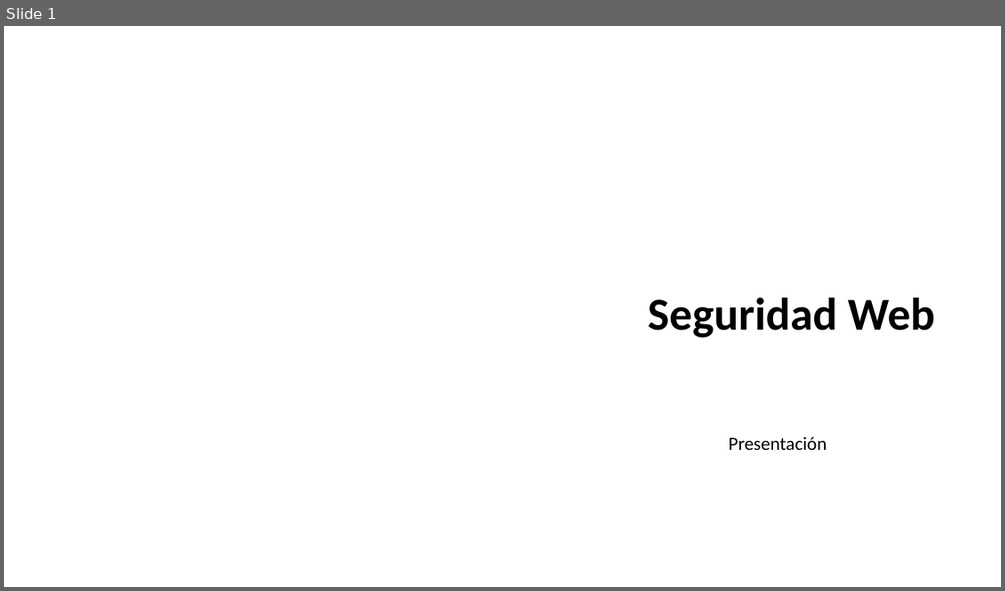
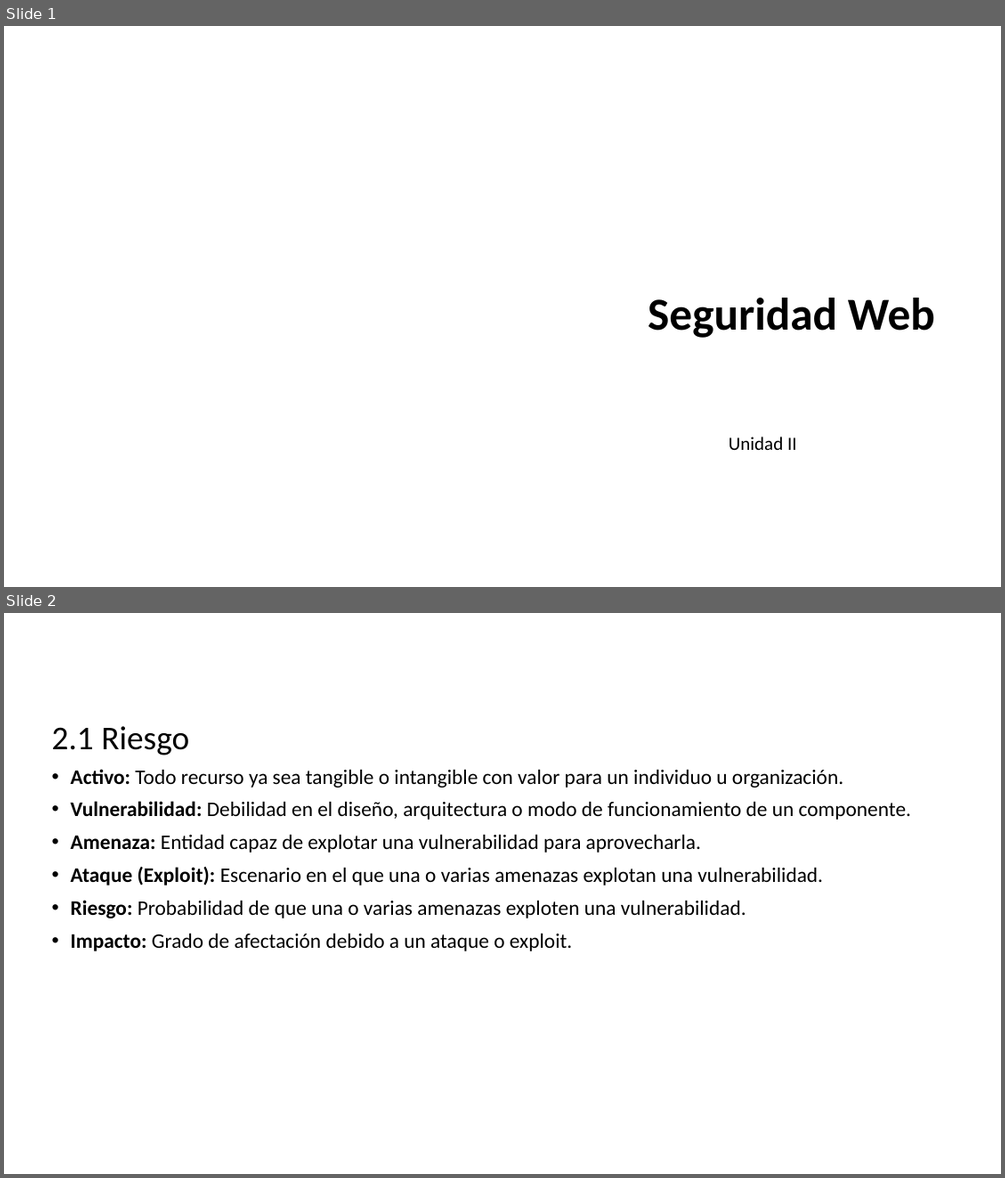
Before and after one commit to dcevallossalas/ITQ, a slide deck: Clases/Unidad2.pptx. Shown one above the other, each under a label of ours: slide 1 before the commit, slides 1 and 2 after it. The pictures are 1005x591 and 1005x1178 pixels, drawn with LibreOffice and Linux fonts; fonts in the diff are those of the drawing; background and template pictures are left out. Boxes give left, top, right and bottom in pixels: in the first picture for what was removed or moved away, otherwise in the second. Text is boxed around its words. In the diff, an @@ line names an element or a change of style, - is before the commit and + after.

Commit message:
Unidad 2
Unidad 2

```diff
--- a/Clases/Unidad2.pptx
+++ b/Clases/Unidad2.pptx
@@ slide 2 added at box(4, 613, 1001, 1174), background picture (left out) @@
@@ title added at box(52, 726, 189, 755), 32 pt, text #000000 @@
+2.1 Riesgo
@@ text added at box(71, 769, 911, 951), 20 pt, text #000000 @@
+• Activo: Todo recurso ya sea tangible o intangible con valor para un individuo u organización.
+• Vulnerabilidad: Debilidad en el diseño, arquitectura o modo de funcionamiento de un componente.
+• Amenaza: Entidad capaz de explotar una vulnerabilidad para aprovecharla.
+• Ataque (Exploit): Escenario en el que una o varias amenazas explotan una vulnerabilidad.
+• Riesgo: Probabilidad de que una o varias amenazas exploten una vulnerabilidad.
+• Impacto: Grado de afectación debido a un ataque o exploit.
@@ slide 1 changed as well @@
@@ text at box(728, 436, 797, 450): text changed @@
-Presentación
+Unidad II
```
Also in this commit, not shown: 11 other slides added, 1 slide removed, 5 other files.
